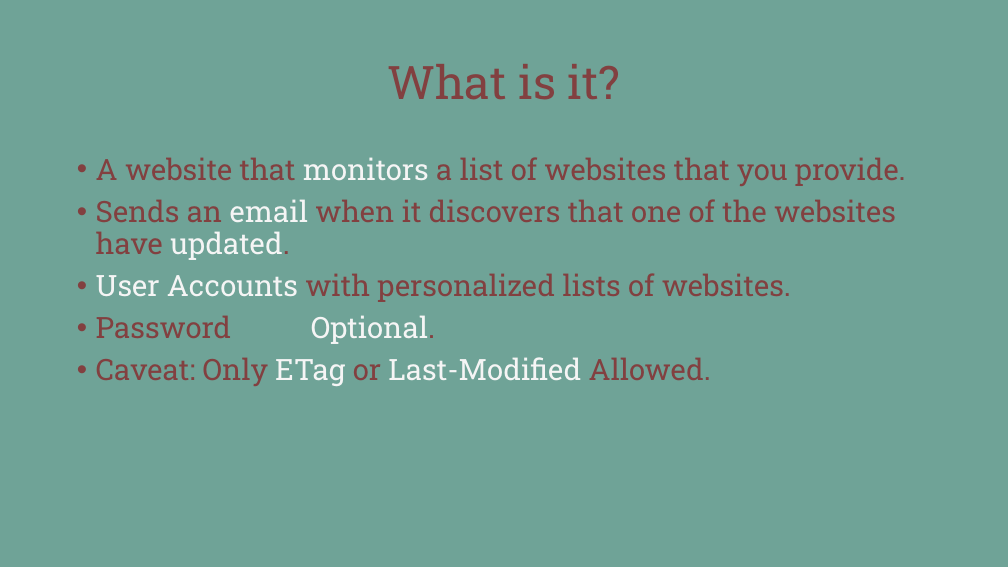
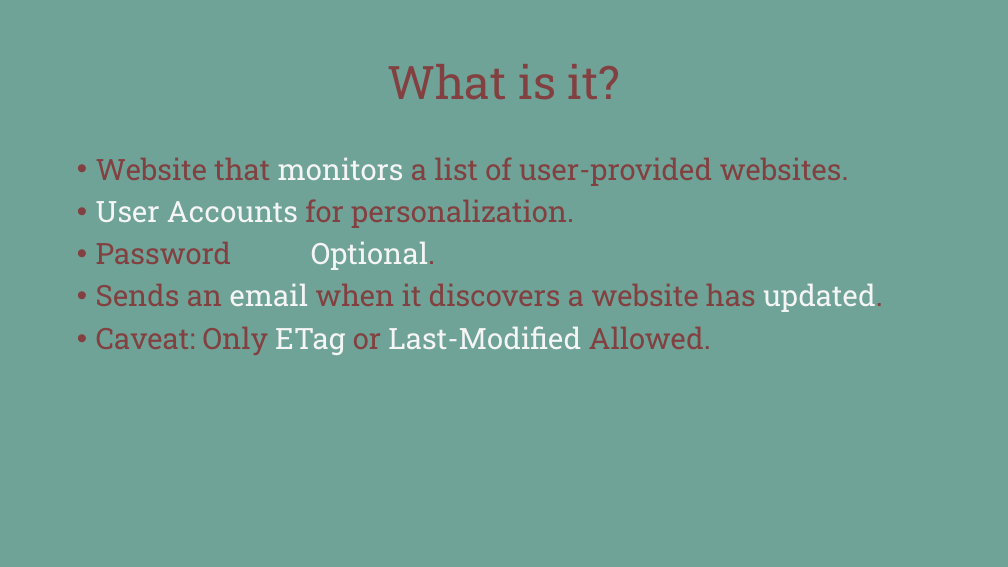
Before and after one commit to Su-Tangnu/NotifyMe, a slide deck: slide 2 of NotifyMe.pptx. Drawn at 1008x567 pixels with LibreOffice and Linux fonts; fonts in the diff are those of the drawing. Boxes give left, top, right and bottom in pixels: in the first picture for what was removed or moved away, otherwise in the second. Text is boxed around its words. In the diff, an @@ line names an element or a change of style, - is before the commit and + after.

Commit message:
Powerpoint

```diff
--- a/NotifyMe.pptx
+++ b/NotifyMe.pptx
@@ text at box(96, 157, 849, 228): text changed @@
-• A website that monitors a list of websites that you provide.
-• Sends an email when it discovers that one of the websites have updated.
-• User Accounts with personalized lists of websites.
+• Website that monitors a list of user-provided websites.
+• User Accounts for personalization.
@@ text at box(96, 283, 883, 312): paragraph added @@
+• Sends an email when it discovers a website has updated.
```
Also in this commit, not shown: 11 other slides changed, 2 slides removed, 12 other files.
